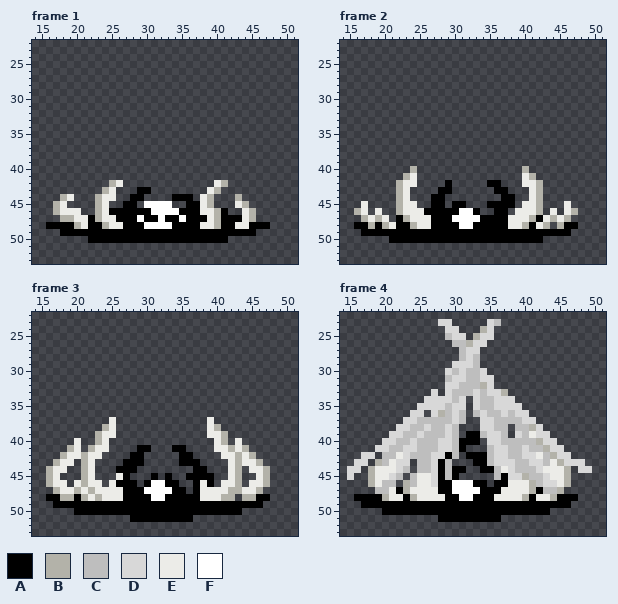
Two versions of one pixel-art file, Assets/Resources/Sprites/player/PlayerSubmergeNeutralAttack.aseprite. Above, as it was before the edit.
64x64 pixels, 8 frames. Shown: frame 1: x 14..51, y 22..53; frame 2: x 14..51, y 22..53; frame 3: x 14..51, y 22..53; frame 4: x 14..51, y 22..53. The commit also changed other frames, which this record leaves out.
Visible layers, top first: "vfx", "high lvl scarf", "High Goo", "Mask", "Mid lvl scraf", "Mid Goo".
Palette (. is transparent): A #000000  B #b3b2a9  C #bebebe  D #d8d8d8  E #ecece8  F #ffffff
Pixels before, frame 1, first column x 16:
42 .........BE.............EB......
43 ........BE...AA........EB.......
44 ..BE...BEE..AA....AAA.EB...B....
45 .BE....BE..AA.FFFF..AAEB...EB...
46 .BEEE..BEAAAAAAFFFFAAAEEBA..EB..
47 ..BBEEABEEAAAFAAFAAFAAAEBAAAEB..
48 AAAABEAABEEAAAFFFFAAAAEEBAAEEAAA
49 ..AAAAAAAAAAAAAAAAAAAAAAAAAAAA..
50 ......AAAAAAAAAAAAAAAAAAAA......
Pixels before, frame 2, first column x 16:
40 ........B...............B.......
41 .......BE...............EB......
42 ......BEE....A.....AA...EEB.....
43 ......BE....AA......AA...EB.....
44 ......BE...AA........AA..EB.....
45 .E....BEE..AA.AA...AAAA.EEB...E.
46 BE.E..BEEEAAAAAFFA..AA.EEEB.E.EB
47 .BEBE.ABEEEAAAFFFFAAAAEEEBAEBEB.
48 AABABEAABEEAAAAFFAAAAAEEBAEB.BAA
49 .AAAAAAAAAAAAAAAAAAAAAAAAAAAAAA.
50 .....AAAAAAAAAAAAAAAAAAAAAA.....
Pixels before, frame 3, first column x 16:
37 .........E.............E........
38 ........BE.............EB.......
39 .......BEE.............EEB......
40 ....E..BE...............EB.E....
41 ...BE.BEE....AA...AA....EEBEB...
42 ..BEEBEE....AA.....AA....EEBEB..
43 .BEE.BE....AAA.....AAA....EBEEB.
44 BEE..BE...AAA........AA...EB.EEB
45 BE...BE...EA...A.A..AAAA..EB..EB
46 BEE.EBEE.EAAA.AFFAA..AEA.EEB.EEB
47 .BEEBEBEEEEAAAFFFFAA.AEEEEBBEEB.
48 AABBABEBEEEAAAAFFAAAAAEEEBB.BBAA
49 .AAAAAAAAAAAAAAAAAAAAAAAAAAAAAA.
50 ....AAAAAAAAAAAAAAAAAAAAAAAA....
51 ............AAAAAAAAA...........
Pixels before, frame 4, first column x 15:
23 .............DD.....DC.............
24 ..............DD...BD..............
25 ..............CDD.BDD..............
26 ...............CCBDD...............
27 ................CDD................
28 ................CDC................
29 ...............DDDC................
30 ..............DCDCCD...............
31 ..............CDDCCDD..............
32 ..............DDCCCBD..............
33 ............D.DCCCDCDDB............
34 ...........DDDDCD.DCCDDD...........
35 ..........DDDDCDD.DCCDDDD..........
36 .........DD.DBCDC.CDCCDCDD.........
37 ........DDCCCCCDC..DDCCCCDD........
38 .......DDCCDCCDC...DDCC.CCBD.......
39 ......DDCCDCCCDC.AACDDC.DCEDD......
40 .....DDCCDCCCDDCAAA.DDCCCCCBDD.....
41 ....DDCCDDCCCDDCA...CDDCCDCCBDD....
42 ..DD.CCEDCCCDDAC.AAACDDCCDDECBDD...
43 .DD.BCEDD.CCDAC...AACDDDCCDDCEBDDD.
44 DD.BEEEDC.CCDACAA..AACEDCCCDEEEB.DD
45 D..BEEDC.CEEDACA.....CADDBCCDEEB...
46 ...BECC.BCEEDAAFFFAA.AAEEEBCDDEB...
47 ....CCEABEEEEAAFFFFAAAEEEEBACCB....
48 .AAAABEEABEEEEAAFFAAAEEEEBAEEBAAA..
49 ..AAAAAAAAAAAAAAAAAAAAAAAAAAAAAA...
50 .....AAAAAAAAAAAAAAAAAAAAAAAA......
51 .............AAAAAAAAA.............
After:
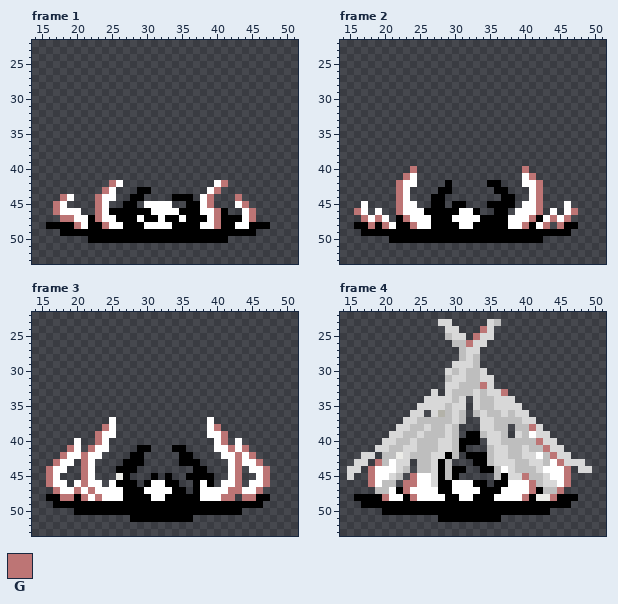
Colours new in this view: G #bd7575
The exact change:
layer "Flattened" added
layer "Mid Goo" removed
layer "Mid lvl scraf" removed
layer "High Goo" removed
layer "high lvl scarf" removed
layer "vfx" removed
Changed rows in their new state; - is an unchanged pixel.
Frame 1, layer "Flattened":
first column x 17:
42 --------GF-------------FG----
43 -------GF-------------FG-----
44 -GF---GFF------------FG---G--
45 GF----GF-------------FG---FG-
46 GFFF--GF-------------FFG---FG
47 -GGFF-GFF-------------FG---FG
48 ---GF--GFF-----------FFG--FF-
Frame 2, layer "Flattened":
first column x 16:
40 --------G---------------G-------
41 -------GF---------------FG------
42 ------GFF---------------FFG-----
43 ------GF-----------------FG-----
44 ------GF-----------------FG-----
45 -F----GFF---------------FFG---F-
46 GF-F--GFFF-------------FFFG-F-FG
47 -GFGF--GFFF-----------FFFG-FGFG-
48 --G-GF--GFF-----------FFG-FG-G--
Frame 3, layer "Flattened":
first column x 16:
37 ---------F-------------F--------
38 --------GF-------------FG-------
39 -------GFF-------------FFG------
40 ----F--GF---------------FG-F----
41 ---GF-GFF---------------FFGFG---
42 --GFFGFF-----------------FFGFG--
43 -GFF-GF-------------------FGFFG-
44 GFF--GF-------------------FG-FFG
45 GF---GF-------------------FG--FG
46 GFF-FGFF-F------------F--FFG-FFG
47 -GFFGFGFFFF-----------FFFFGGFFG-
48 --GG-GFGFFF-----------FFFGG-GG--
Frame 4, layer "Flattened":
first column x 32:
24 --G
25 -G-
26 G--
first column x 34:
32 G---
33 ---G
first column x 18:
38 -----------------------G-----
39 -----------------------F-----
40 ------------------------G----
41 -------------------------G---
42 ------------------------F-G--
43 -G-F----------------------FG-
44 GFFF---------------F-----FFFG
45 GFF---GFF-------------G---FFG
46 GF---GGFF-----------FFFG---FG
47 ---F-GFFFF---------FFFFG---G-
48 --GFF-GFFFF-------FFFFG---G--
